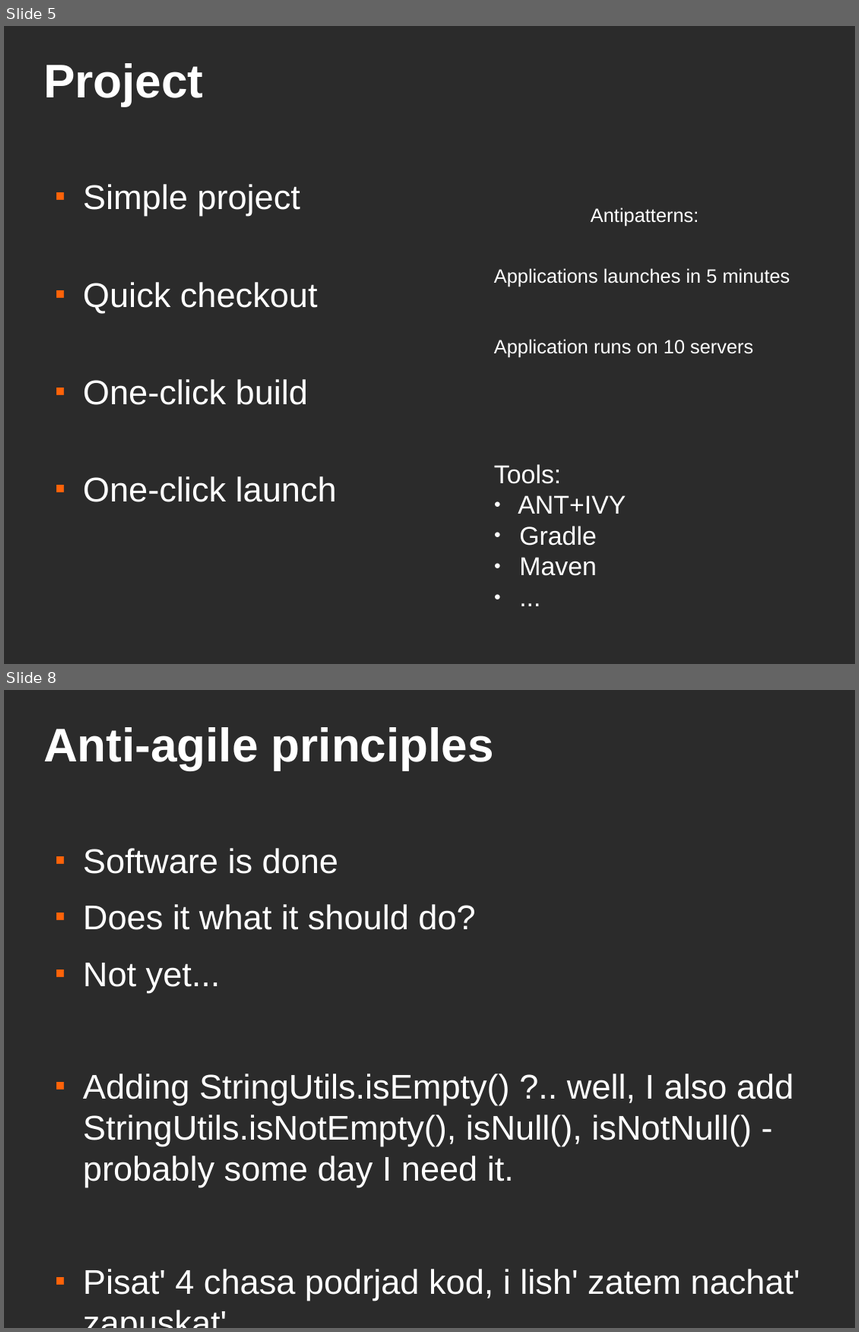
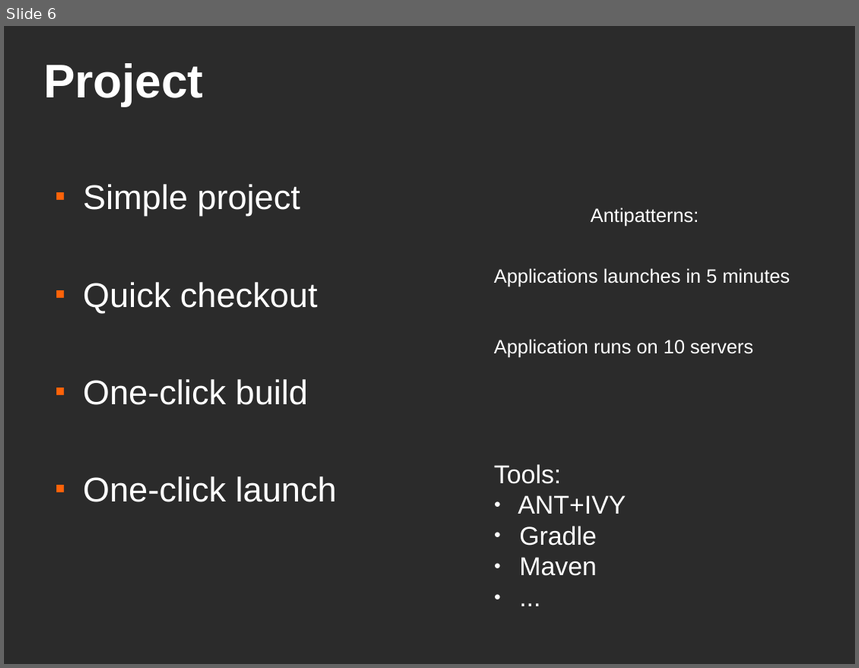
Before and after one commit to asolntsev/presentations, a slide deck: agile-technical-practices/agile-techical-practices.agile-ee.odp. Shown one above the other, each under a label of ours: slides 5 and 8 before the commit, slide 6 after it; the slides between them are not shown. The pictures are 859x1332 and 859x668 pixels, drawn with LibreOffice and Linux fonts; fonts in the diff are those of the drawing; background and template pictures are left out; a plain dark background stands for a picture behind light text. Boxes give left, top, right and bottom in pixels: in the first picture for what was removed or moved away, otherwise in the second. Text is boxed around its words. In the diff, an @@ line names an element or a change of style, - is before the commit and + after.

Commit message:
Added some tests and slides during Agile Saturday

```diff
--- a/agile-technical-practices/agile-techical-practices.agile-ee.odp
+++ b/agile-technical-practices/agile-techical-practices.agile-ee.odp
@@ slide 8 removed at (4,690,855,1328), background picture (left out) @@
@@ title removed at (44,727,494,771) @@
-Anti-agile principles
@@ text removed at (83,848,800,1300) @@
-■ Software is done
-■ Does it what it should do?
-■ Not yet...
-■ Adding StringUtils.isEmpty() ?.. well, I also add StringUtils.isNotEmpty(), isNull(), isNotNull() - probably some day I need it.
-■ Pisat' 4 chasa podrjad kod, i lish' zatem nachat' zapuskat'.
@@ what was slide 5 is now slide 6 @@
```
Also in this commit, not shown: 3 slides changed, 7 slides added, 1 other slide removed, 1 other file.
